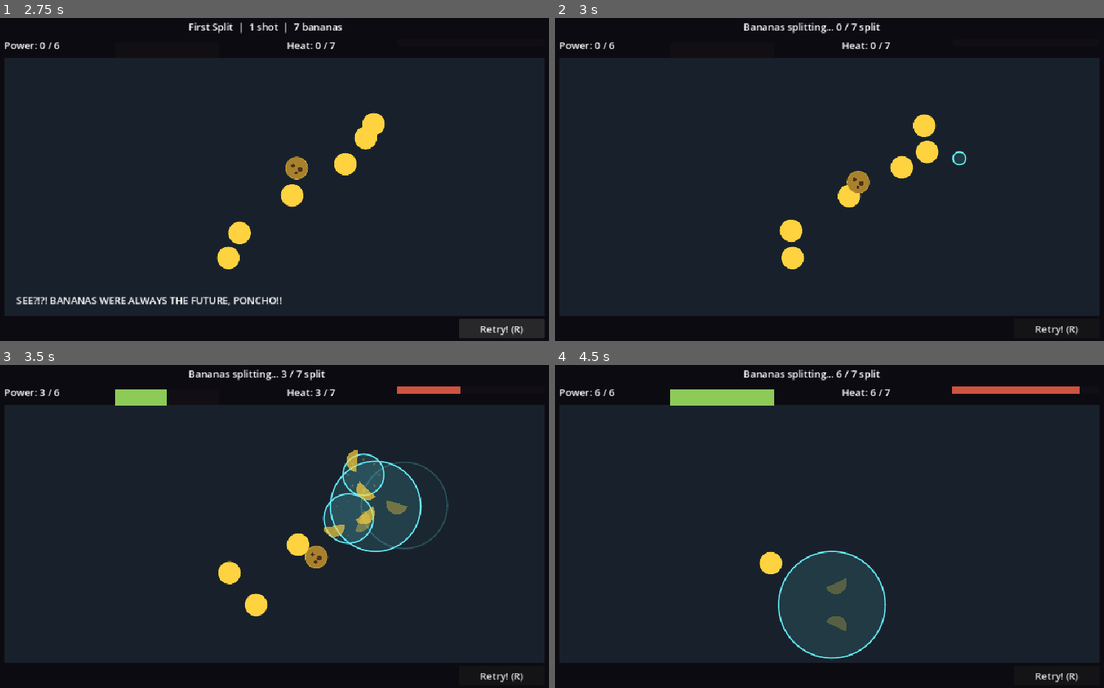
Above: before the commit, frames 1-4 (two rows, left to right).
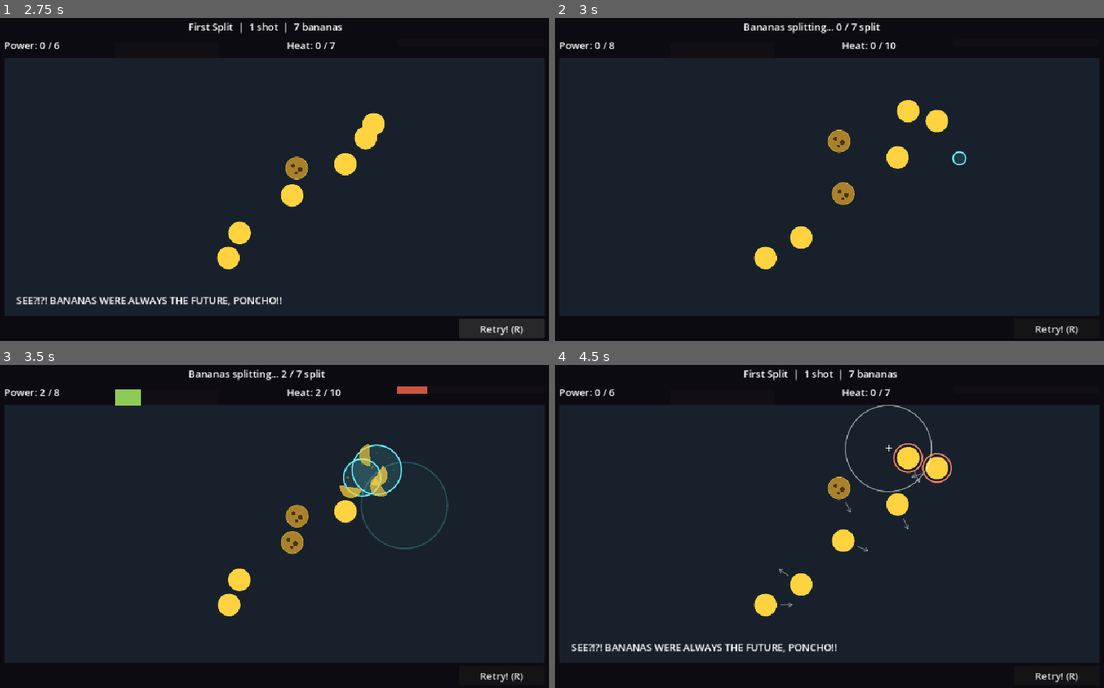
Above: after the commit, the same moments.

Repository: UnderstoodUseYourUsernameHere/banana-fission
Game: Godot game, scene res://scenes/main.tscn
Two runs of this game, one before a commit and one after it. Both use one fixed random seed, a clock stepped at 60 frames per second and the inputs below.
Inputs (mouse positions are in pixels of both pictures, inside the frame that each line leads up to):
- Up to frame 1 (2.75 s): click "Retry! (R)" at 0.5 s; click "Retry! (R)" at 1.25 s; click "Retry! (R)" at 2 s
- Up to frame 2 (3 s): tap Enter at 2.75 s; move the mouse to (961, 156) at 2.77 s; hold Right from 2.78 s (still down); hold N (next_level) from 2.78 s (still down); click (961, 156) at 2.92 s
- Up to frame 3 (3.5 s): keep holding Right; keep holding N (next_level)
- Up to frame 4 (4.5 s): release Right at 3.5 s; release N (next_level) at 3.5 s; drag from (708, 539) to (802, 587) at 3.52 s; move the mouse to (889, 448) at 4.27 s; hold Right from 4.28 s (still down); hold N (next_level) from 4.28 s (still down)

Frame 1 is identical in both runs. In frame 2, 2.6% of the frame differs, in the area x 9-72%, y 7-78%; in frame 3, 5.9%; in frame 4, 9.9%, in the area x 2-96%, y 1-92%.

Commit message:
fix: fix bug where overripe banana behavior was identical to normal banana

Diff:
--- a/scripts/banana.gd
+++ b/scripts/banana.gd
@@ -35,6 +35,8 @@
 @export var half_texture: Texture2D
 
 func _ready() -> void:
+	_apply_kind()
+
 	if Engine.is_editor_hint():
 		return
 
@@ -100,6 +102,10 @@
 		Kind.NORMAL:
 			power_yield = 1
 			heat_yield = 1
+			reaction_radius = 90.0
+		Kind.OVERRIPE:
+			power_yield = 3
+			heat_yield = 4
 			reaction_radius = 160.0
 
 func pulse_color() -> Color:
--- a/scripts/main.gd
+++ b/scripts/main.gd
@@ -79,7 +79,7 @@
 		_restart_attempt()
 		return
 
-	if event.is_action_pressed("continue"):
+	if event.is_action_pressed("next_level"):
 		get_viewport().set_input_as_handled()
 		Progress.current_level = (Progress.current_level + 1) % Progress.level_count()
 		get_tree().reload_current_scene()
